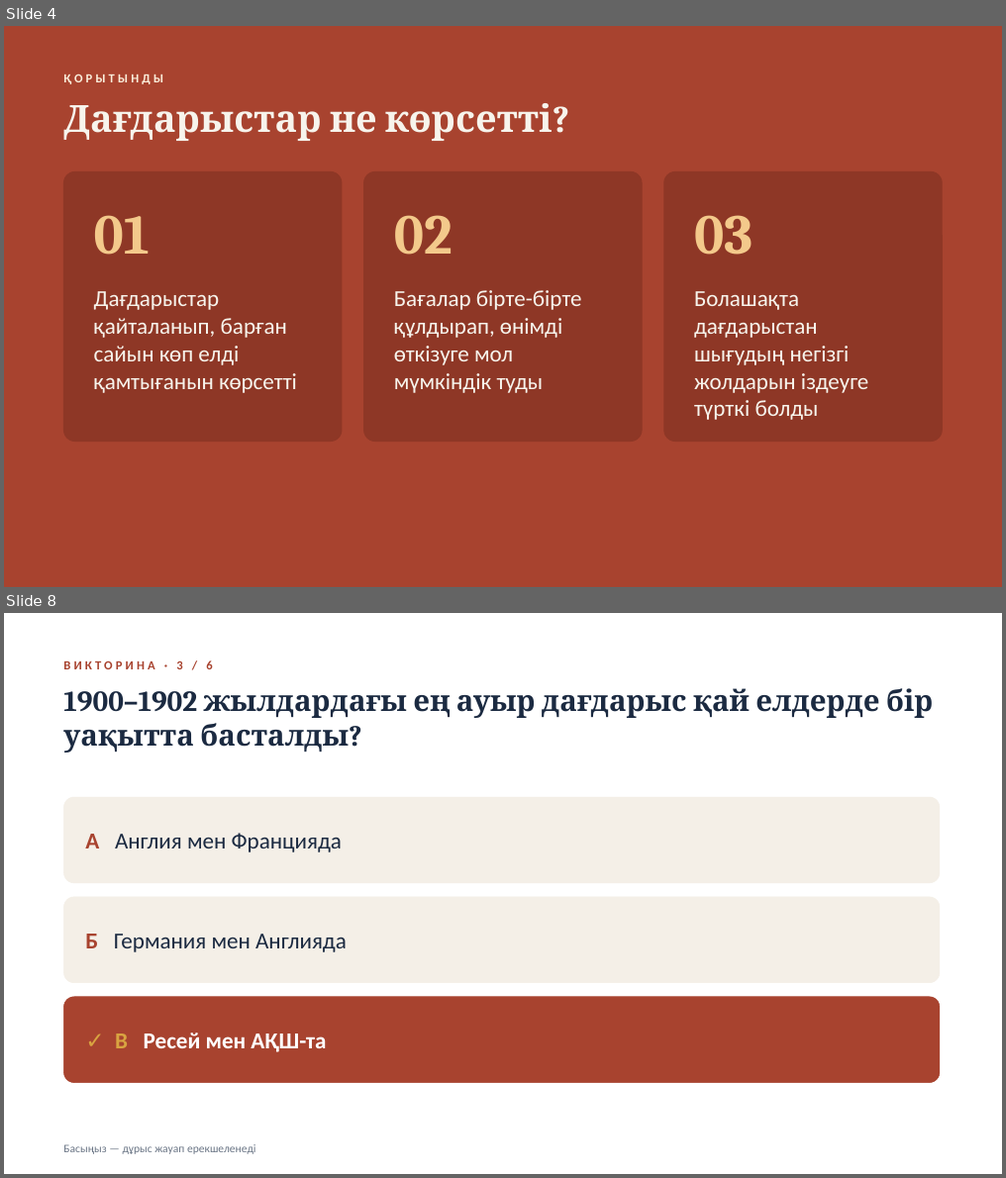
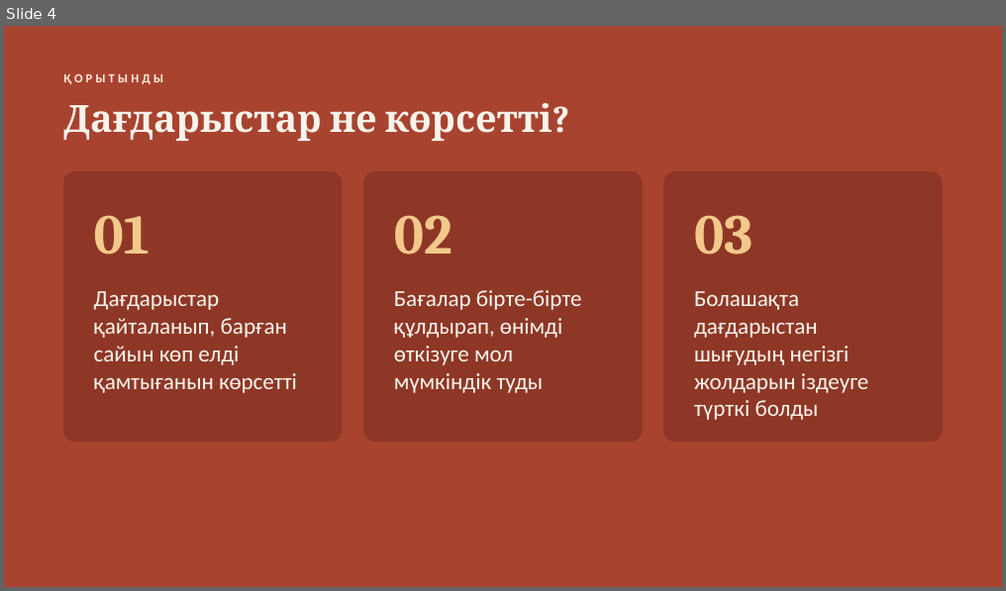
Before and after one commit to IVabdulin85/claude-workspace, a slide deck: Ekonomikalyk_dagdarystar_KZ_viktorina.pptx. Shown one above the other, each under a label of ours: slides 4 and 8 before the commit, slide 4 after it; the slides between them are not shown. The pictures are 1006x1178 and 1006x591 pixels, drawn with LibreOffice and Linux fonts; fonts in the diff are those of the drawing. Boxes give left, top, right and bottom in pixels: in the first picture for what was removed or moved away, otherwise in the second. Text is boxed around its words. In the diff, an @@ line names an element or a change of style, - is before the commit and + after.

```diff
--- a/Ekonomikalyk_dagdarystar_KZ_viktorina.pptx
+++ b/Ekonomikalyk_dagdarystar_KZ_viktorina.pptx
@@ slide 8 removed at <box>4,613,1002,1174</box>, background #FFFFFF @@
@@ text removed at <box>63,661,212,669</box> @@
-ВИКТОРИНА · 3 / 6
@@ text removed at <box>63,688,933,753</box> @@
-1900–1902 жылдардағы ең ауыр дағдарыс қай елдерде бір уақытта басталды?
@@ rounded rectangle removed at <box>63,797,940,883</box> @@
-А Англия мен Францияда
@@ rounded rectangle removed at <box>63,897,940,983</box> @@
-Б Германия мен Англияда
@@ rounded rectangle removed at <box>63,997,940,1083</box> @@
-✓ В Ресей мен АҚШ-та
@@ text removed at <box>63,1145,255,1155</box> @@
-Басыңыз — дұрыс жауап ерекшеленеді
```
Also in this commit, not shown: 4 slides changed, 2 other slides removed, 1 other file.
